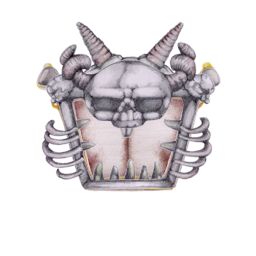
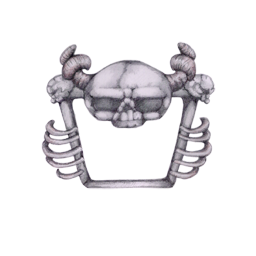
Layers edited between the first and the second 256x256 image:
hid "door-spikes" over [36, 66, 221, 190]
hid "door-devil" over [37, 21, 219, 190]
hid "door-treasure" over [36, 60, 220, 192]
hid "door-regular" over [36, 64, 220, 192]
hid "door-closed" over [70, 97, 188, 181]
hid "door-locked" over [70, 97, 186, 183]
hid "door-hole" over [72, 97, 188, 184]
